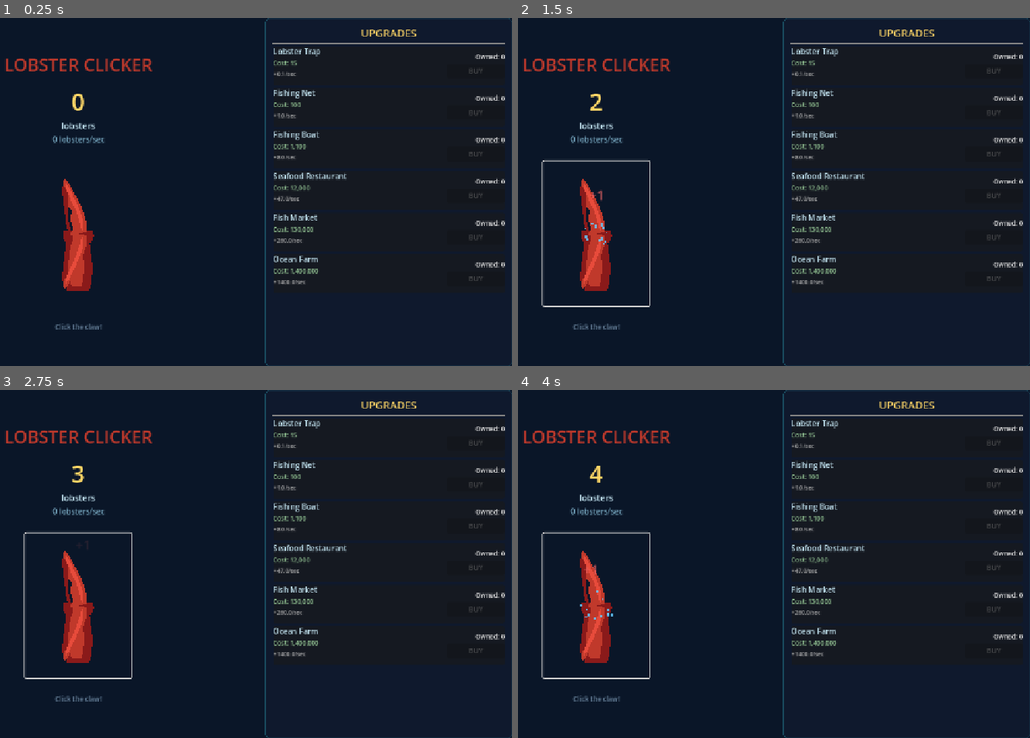
Above: before the commit, frames 1-4 (two rows, left to right).
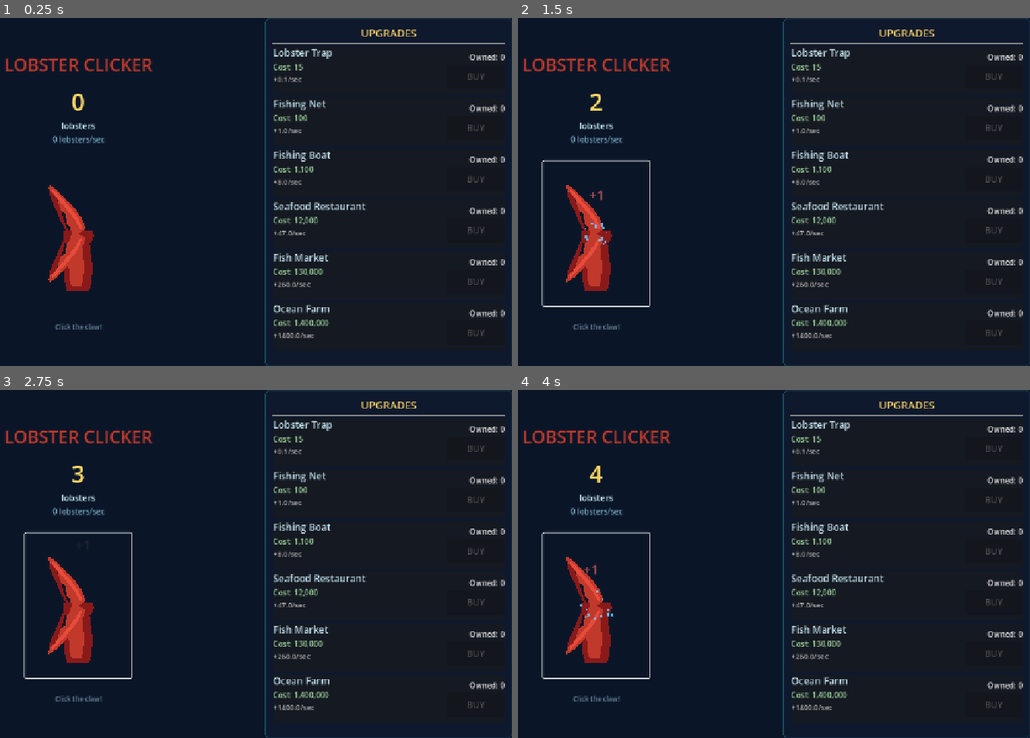
Above: after the commit, the same moments.

Repository: thecryptomasters/lobster-clicker
Game: Godot game, scene res://scenes/main.tscn
Same seed, same stepped clock (60 frames per second), same inputs: the game is played once before the commit and once after it.
Inputs (mouse positions are in pixels of both pictures, inside the frame that each line leads up to):
- Up to frame 1 (0.25 s): no input
- Up to frame 2 (1.5 s): click (594, 233) at 0.5 s; click (594, 233) at 1.25 s
- Up to frame 3 (2.75 s): click (76, 605) at 2 s
- Up to frame 4 (4 s): move the mouse to (855, 546) at 2.77 s; click (855, 546) at 2.92 s; tap Enter at 3.5 s; move the mouse to (594, 581) at 3.52 s; click (594, 581) at 3.67 s

The runs differ from the first frame. In frame 1, 4.8% of the frame differs, in the area x 9-99%, y 8-92%; in frame 2, 4.8%; in frame 3, 4.8%; in frame 4, 4.8%.

Commit message:
fix: dramatic claw animation + larger mobile-friendly upgrade buttons
Co-Authored-By: Claude Opus 4.6 (1M context) <noreply@anthropic.com>

Diff:
--- a/scenes/main.gd
+++ b/scenes/main.gd
@@ -67,21 +67,21 @@
 	if claw_tween:
 		claw_tween.kill()
 
-	# Resting open angle: ~13 degrees each side (≈0.227 rad set in scene)
-	var open_angle := 13.0
+	# Resting open angle: ~30 degrees each side (≈0.52 rad set in scene)
+	var open_angle := 30.0
 
-	# Snap shut (fast) + scale squeeze
+	# Snap shut (fast) + scale squeeze — pincers cross slightly past center for a satisfying crunch
 	claw_tween = create_tween()
 	claw_tween.set_parallel(true)
-	claw_tween.tween_property(top_pincer_pivot, "rotation_degrees", 0.0, 0.08)
-	claw_tween.tween_property(bottom_pincer_pivot, "rotation_degrees", 0.0, 0.08)
-	claw_tween.tween_property(claw_button, "scale", Vector2(0.95, 0.95), 0.08)
+	claw_tween.tween_property(top_pincer_pivot, "rotation_degrees", 5.0, 0.1)
+	claw_tween.tween_property(bottom_pincer_pivot, "rotation_degrees", -5.0, 0.1)
+	claw_tween.tween_property(claw_button, "scale", Vector2(0.95, 0.95), 0.1)
 
 	# Open back (slower, ease out) + scale restore
 	claw_tween.chain().set_parallel(true)
-	claw_tween.tween_property(top_pincer_pivot, "rotation_degrees", -open_angle, 0.25).set_ease(Tween.EASE_OUT).set_trans(Tween.TRANS_BACK)
-	claw_tween.tween_property(bottom_pincer_pivot, "rotation_degrees", open_angle, 0.25).set_ease(Tween.EASE_OUT).set_trans(Tween.TRANS_BACK)
-	claw_tween.tween_property(claw_button, "scale", Vector2(1.0, 1.0), 0.25).set_ease(Tween.EASE_OUT)
+	claw_tween.tween_property(top_pincer_pivot, "rotation_degrees", -open_angle, 0.35).set_ease(Tween.EASE_OUT).set_trans(Tween.TRANS_BACK)
+	claw_tween.tween_property(bottom_pincer_pivot, "rotation_degrees", open_angle, 0.35).set_ease(Tween.EASE_OUT).set_trans(Tween.TRANS_BACK)
+	claw_tween.tween_property(claw_button, "scale", Vector2(1.0, 1.0), 0.35).set_ease(Tween.EASE_OUT)
 
 func _spawn_float_text(amount: float) -> void:
 	var label := Label.new()
--- a/scenes/main.tscn
+++ b/scenes/main.tscn
@@ -115,7 +115,7 @@
 
 [node name="TopPincerPivot" type="Node2D" parent="HBoxContainer/LeftPanel/ClawCenter/ClawButton/ClawPivot"]
 unique_name_in_owner = true
-rotation = -0.227
+rotation = -0.52
 position = Vector2(0, 0)
 
 [node name="ClawTop" type="Polygon2D" parent="HBoxContainer/LeftPanel/ClawCenter/ClawButton/ClawPivot/TopPincerPivot"]
@@ -133,7 +133,7 @@
 
 [node name="BottomPincerPivot" type="Node2D" parent="HBoxContainer/LeftPanel/ClawCenter/ClawButton/ClawPivot"]
 unique_name_in_owner = true
-rotation = 0.227
+rotation = 0.52
 position = Vector2(0, 0)
 
 [node name="ClawBottom" type="Polygon2D" parent="HBoxContainer/LeftPanel/ClawCenter/ClawButton/ClawPivot/BottomPincerPivot"]
--- a/scenes/upgrade_item.tscn
+++ b/scenes/upgrade_item.tscn
@@ -3,7 +3,7 @@
 [ext_resource type="Script" path="res://scenes/upgrade_item.gd" id="1_script"]
 
 [node name="UpgradeItem" type="PanelContainer"]
-custom_minimum_size = Vector2(280, 80)
+custom_minimum_size = Vector2(280, 100)
 size_flags_horizontal = 3
 script = ExtResource("1_script")
 
@@ -19,19 +19,19 @@
 unique_name_in_owner = true
 text = "Upgrade Name"
 theme_override_colors/font_color = Color(0.753, 0.882, 0.933, 1)
-theme_override_font_sizes/font_size = 16
+theme_override_font_sizes/font_size = 20
 
 [node name="CostLabel" type="Label" parent="HBox/Info"]
 unique_name_in_owner = true
 text = "Cost: 0"
 theme_override_colors/font_color = Color(0.6, 0.8, 0.6, 1)
-theme_override_font_sizes/font_size = 13
+theme_override_font_sizes/font_size = 16
 
 [node name="LpsLabel" type="Label" parent="HBox/Info"]
 unique_name_in_owner = true
 text = "+0/sec"
 theme_override_colors/font_color = Color(0.7, 0.7, 0.7, 1)
-theme_override_font_sizes/font_size = 12
+theme_override_font_sizes/font_size = 15
 
 [node name="Right" type="VBoxContainer" parent="HBox"]
 size_flags_horizontal = 3
@@ -43,10 +43,10 @@
 horizontal_alignment = 2
 text = "Owned: 0"
 theme_override_colors/font_color = Color(0.9, 0.9, 0.9, 1)
-theme_override_font_sizes/font_size = 13
+theme_override_font_sizes/font_size = 16
 
 [node name="BuyButton" type="Button" parent="HBox/Right"]
 unique_name_in_owner = true
-custom_minimum_size = Vector2(70, 30)
+custom_minimum_size = Vector2(90, 50)
 text = "BUY"
-theme_override_font_sizes/font_size = 14
+theme_override_font_sizes/font_size = 18
Not shown, added: export/index.apple-touch-icon.png.import
Not shown, added: export/index.icon.png.import
Not shown, added: export/index.png.import
Not shown, changed: export/index.html
Not shown, changed: export/index.pck
